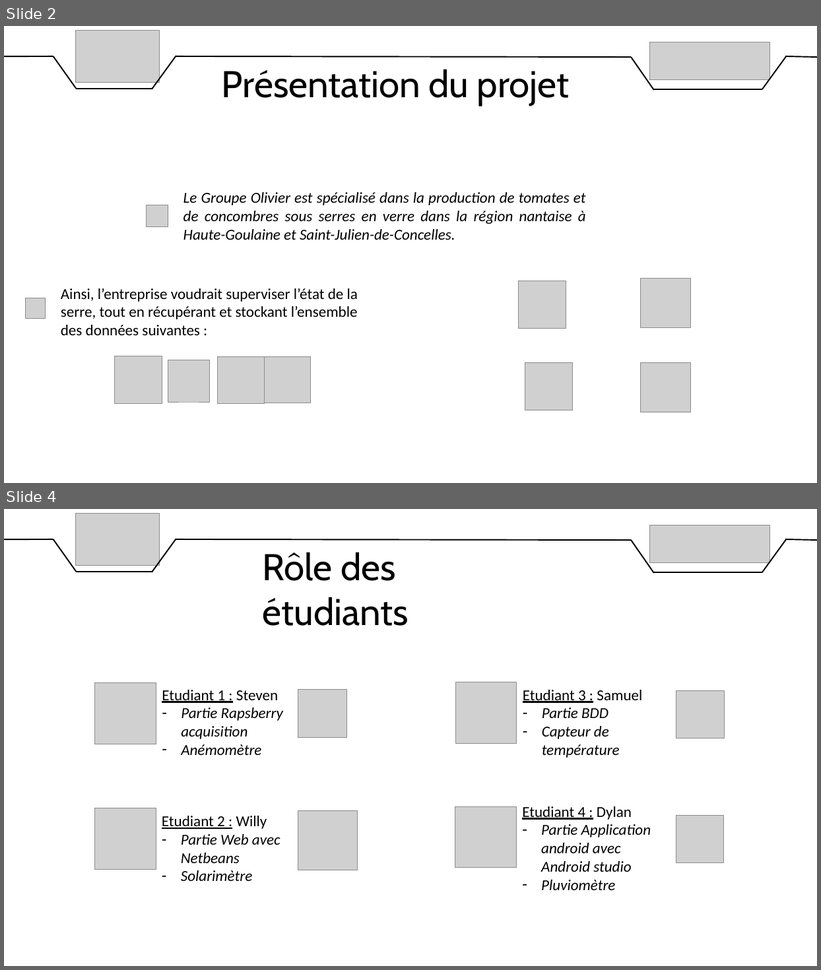
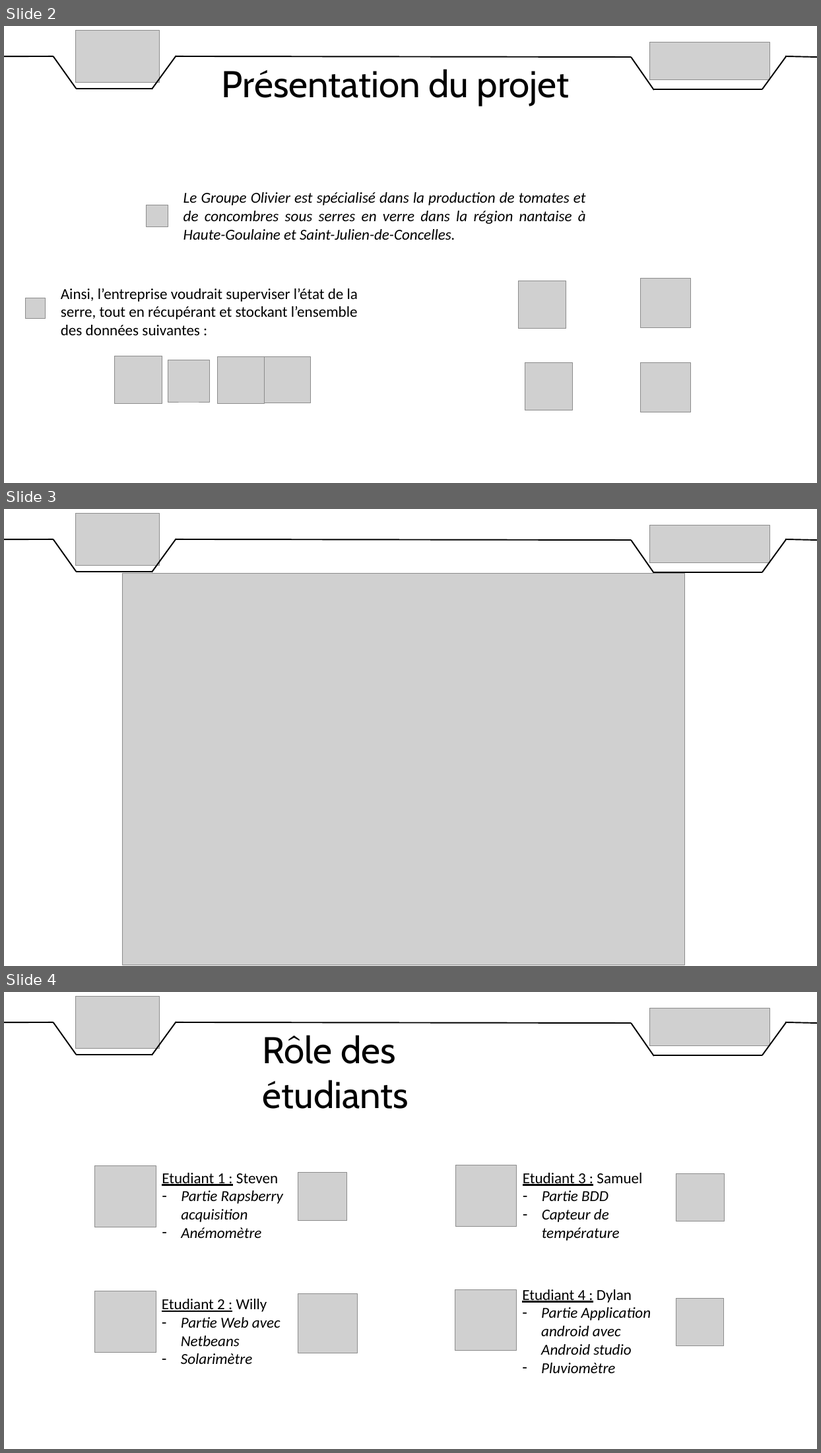
Before and after one commit to DylanChe/SupervisionSerre, a slide deck: oral_projet/revue_2/diaporama_revue_2_dylan.pptx. Shown one above the other, each under a label of ours: slides 2 and 4 before the commit, slides 2, 3 and 4 after it; the slides between them are not shown. The pictures are 821x970 and 821x1453 pixels, drawn with LibreOffice and Linux fonts; fonts in the diff are those of the drawing; grey boxes stand for pictures. Boxes give left, top, right and bottom in pixels: in the first picture for what was removed or moved away, otherwise in the second. Text is boxed around its words. In the diff, an @@ line names an element or a change of style, - is before the commit and + after.

```diff
--- a/oral_projet/revue_2/diaporama_revue_2_dylan.pptx
+++ b/oral_projet/revue_2/diaporama_revue_2_dylan.pptx
@@ slide 3 added at bbox=[4, 509, 817, 966], background #FFFFFF @@
@@ picture added at bbox=[75, 513, 160, 565] @@
@@ picture added at bbox=[650, 525, 770, 562] @@
@@ line added from (4, 539) to (54, 539), #000000 1.5 pt @@
@@ line added from (54, 539) to (76, 572), #000000 1.5 pt @@
@@ line added from (176, 539) to (152, 572), #000000 1.5 pt @@
@@ line added from (176, 539) to (631, 540), #000000 1.5 pt @@
@@ line added from (631, 540) to (654, 573), #000000 1.5 pt @@
@@ line added from (787, 539) to (762, 572), #000000 1.5 pt @@
@@ line added from (785, 539) to (817, 540), #000000 1.5 pt @@
@@ line added from (76, 572) to (153, 572), #000000 1.5 pt @@
@@ picture added at bbox=[122, 574, 684, 965] @@
@@ line added from (654, 572) to (762, 572), #000000 1.5 pt @@
```
Also in this commit, not shown: 1 slide removed.
